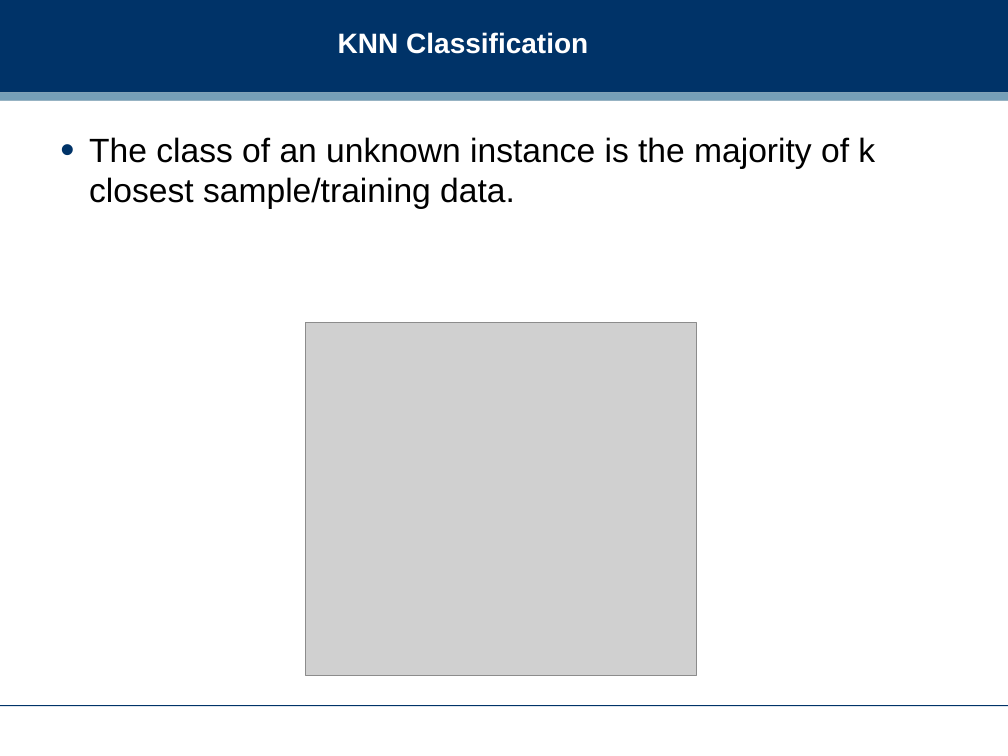
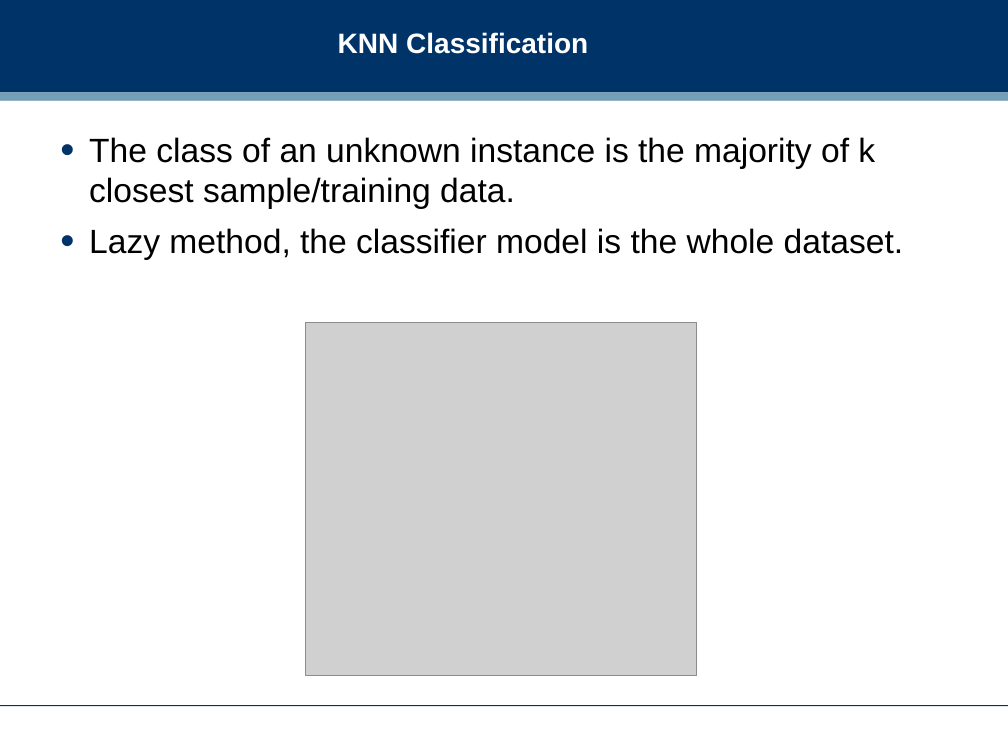
Before and after one commit to dreamind/ix, a slide deck: slide 8 of lectures/analysis/tools-analysis-2.ppt. Drawn at 1008x756 pixels with LibreOffice and Linux fonts; fonts in the diff are those of the drawing; grey boxes stand for pictures; background and template pictures are left out. Boxes give left, top, right and bottom in pixels: in the first picture for what was removed or moved away, otherwise in the second. Text is boxed around its words. In the diff, an @@ line names an element or a change of style, - is before the commit and + after.

```diff
--- a/lectures/analysis/tools-analysis-2.ppt
+++ b/lectures/analysis/tools-analysis-2.ppt
@@ text at [89, 228, 903, 260]: paragraph added @@
+• Lazy method, the classifier model is the whole dataset.
```
Also in this commit, not shown: 2 slides added, 8 other files.
